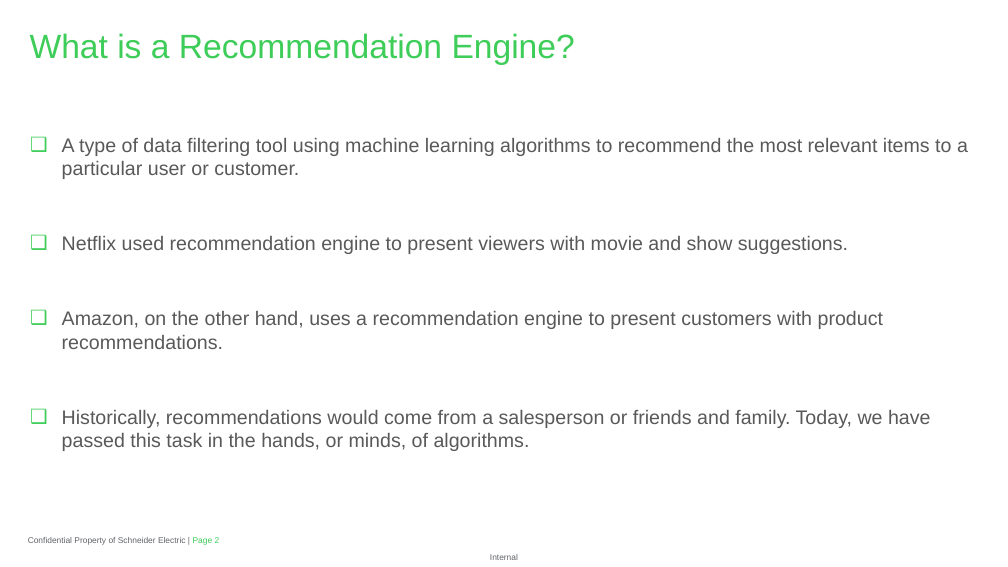
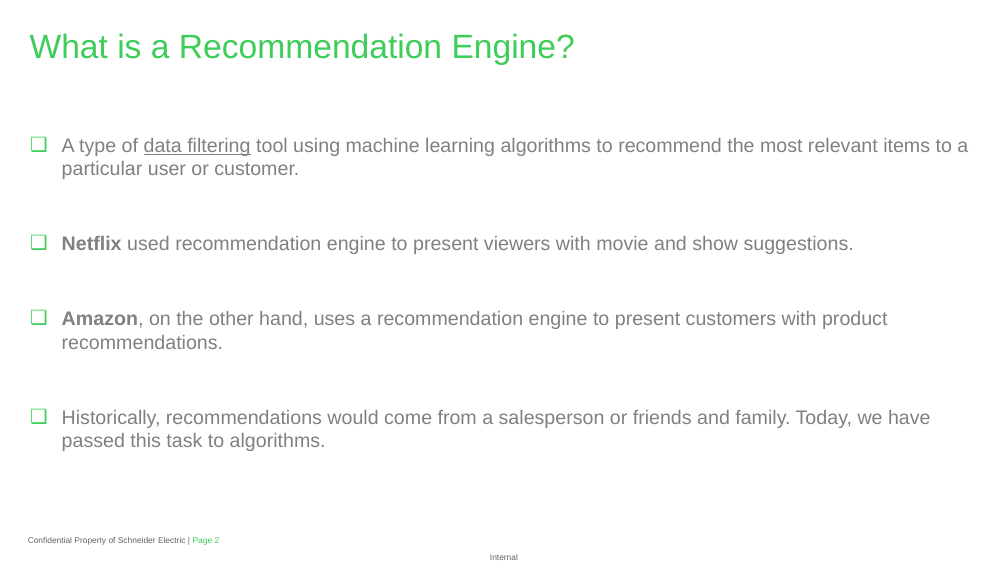
Before and after one commit to ghoshark/Recommender-API-AWS-Personalize, a slide deck: slide 2 of Recommender API with Amazon Personalize.pptx. Drawn at 1008x567 pixels with LibreOffice and Linux fonts; fonts in the diff are those of the drawing; background and template pictures are left out. Boxes give left, top, right and bottom in pixels: in the first picture for what was removed or moved away, otherwise in the second. Text is boxed around its words. In the diff, an @@ line names an element or a change of style, - is before the commit and + after.

```diff
--- a/Recommender API with Amazon Personalize.pptx
+++ b/Recommender API with Amazon Personalize.pptx
@@ text at [62,138,968,349]: text colour #595959 to #808080 in "A type of data filtering tool using ...", "Netflix used recommendation engine to present viewers ...", "Amazon, on the other hand, uses a ..."; underline on in "data filtering"; bold on in "Netflix", "Amazon," @@
@@ text at [62,410,931,451]: text changed; text colour #595959 to #808080 @@
-❑ Historically, recommendations would come from a salesperson or friends and family. Today, we have passed this task in the hands, or minds, of algorithms.
+❑ Historically, recommendations would come from a salesperson or friends and family. Today, we have passed this task to algorithms.
```
Also in this commit, not shown: 5 other slides changed.
